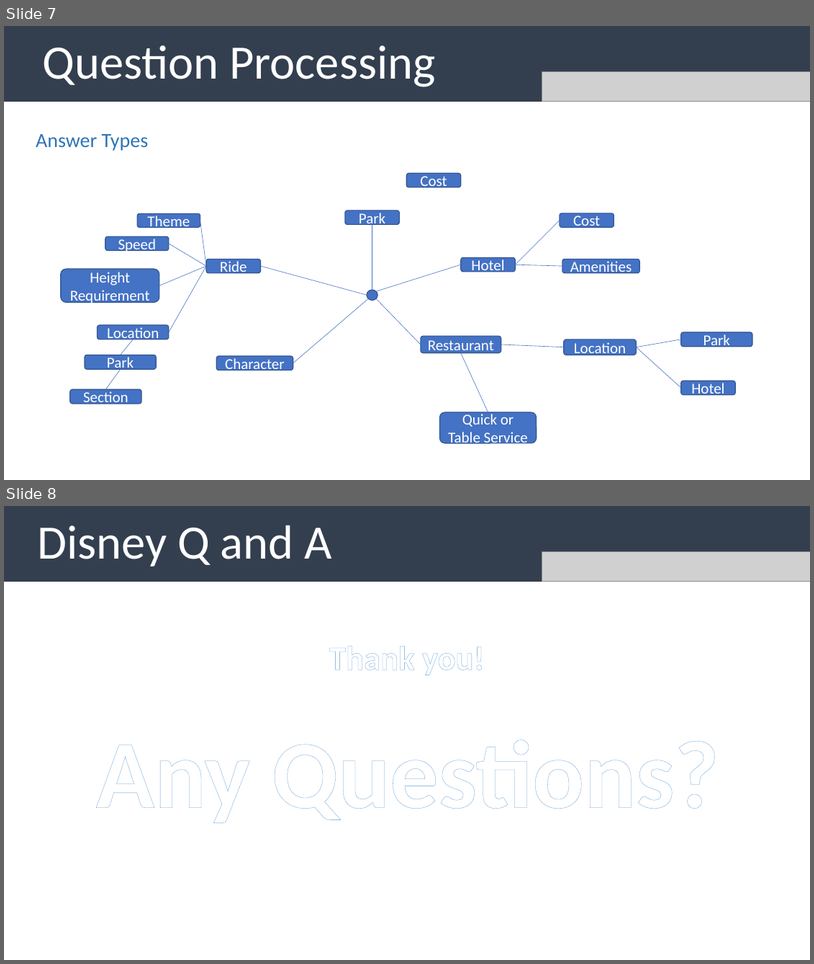
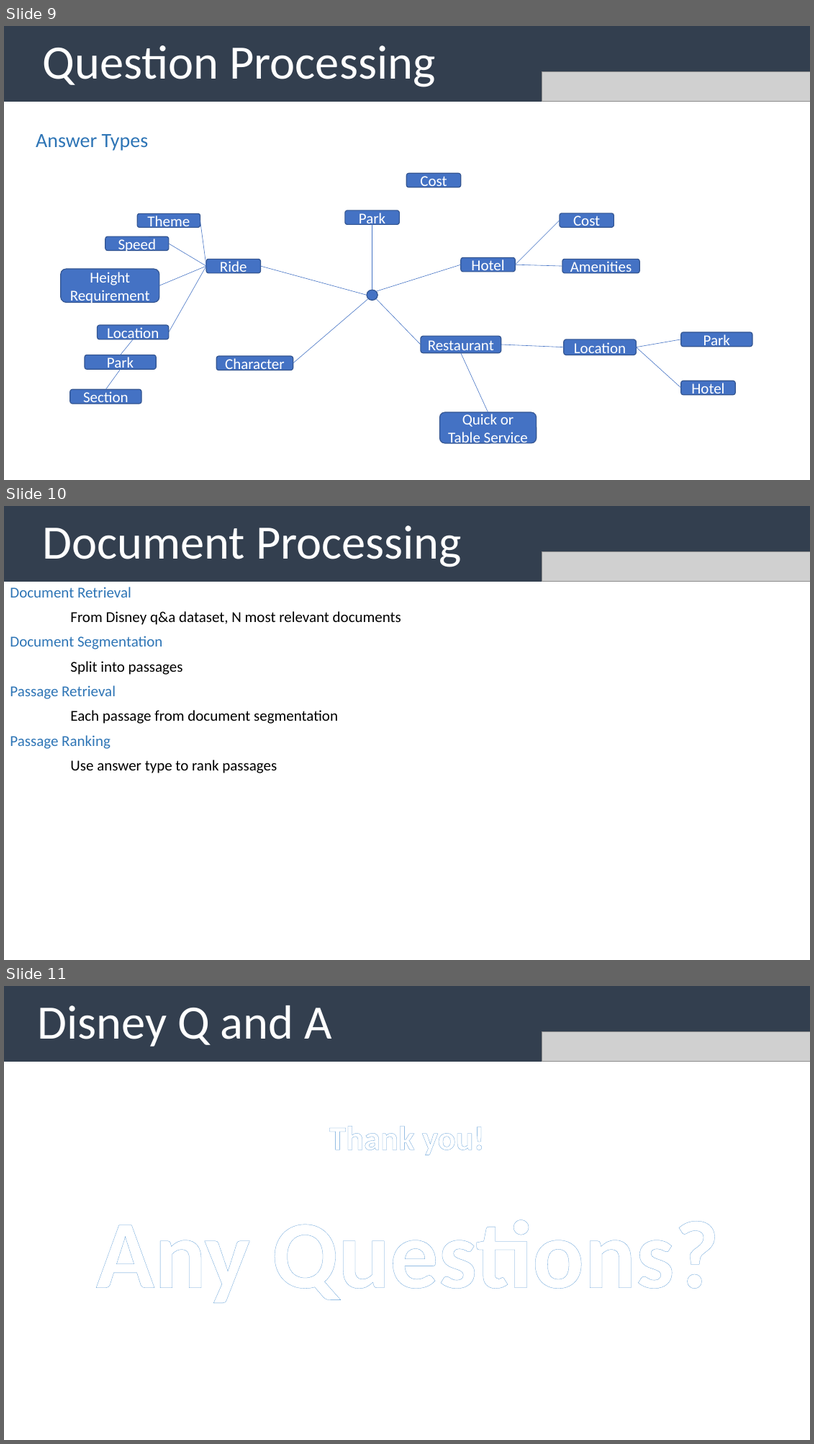
Before and after one commit to uabinf/nlp-group-project-fall-2020-disneyqanda, a slide deck: disneyqanda.pptx. Shown one above the other, each under a label of ours: slides 7 and 8 before the commit, slides 9, 10 and 11 after it. The pictures are 814x964 and 814x1444 pixels, drawn with LibreOffice and Linux fonts; fonts in the diff are those of the drawing; grey boxes stand for pictures. Boxes give left, top, right and bottom in pixels: in the first picture for what was removed or moved away, otherwise in the second. Text is boxed around its words. In the diff, an @@ line names an element or a change of style, - is before the commit and + after.

```diff
--- a/disneyqanda.pptx
+++ b/disneyqanda.pptx
@@ slide 10 added at box(4, 506, 810, 960), background #FFFFFF @@
@@ rectangle added at box(4, 506, 810, 582), fill #333F50, 57 pt, text #FFFFFF @@
+Document Processing
@@ picture added at box(543, 552, 810, 582) @@
@@ text added at box(10, 587, 401, 773), 18 pt, text #000000 @@
+Document Retrieval
+From Disney q&a dataset, N most relevant documents
+Document Segmentation
+Split into passages
+Passage Retrieval
+Each passage from document segmentation
+Passage Ranking
+Use answer type to rank passages
@@ what was slide 7 is now slide 9 @@
@@ what was slide 8 is now slide 11 @@
```
Also in this commit, not shown: 2 other slides added.
